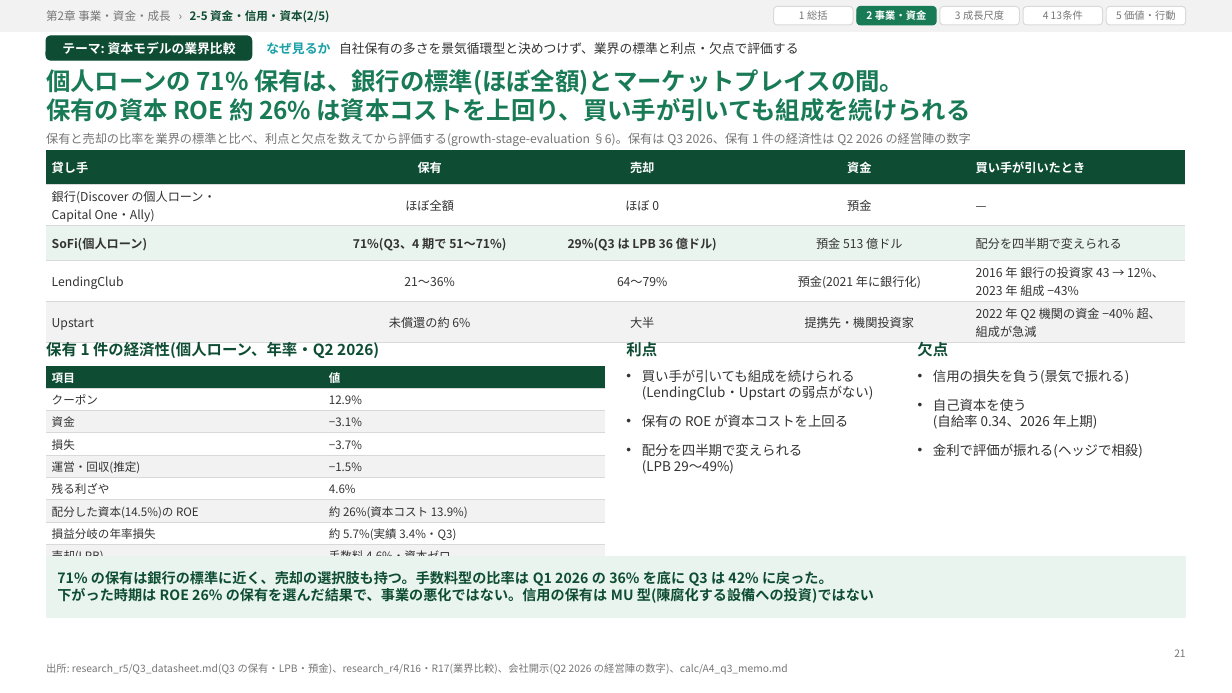
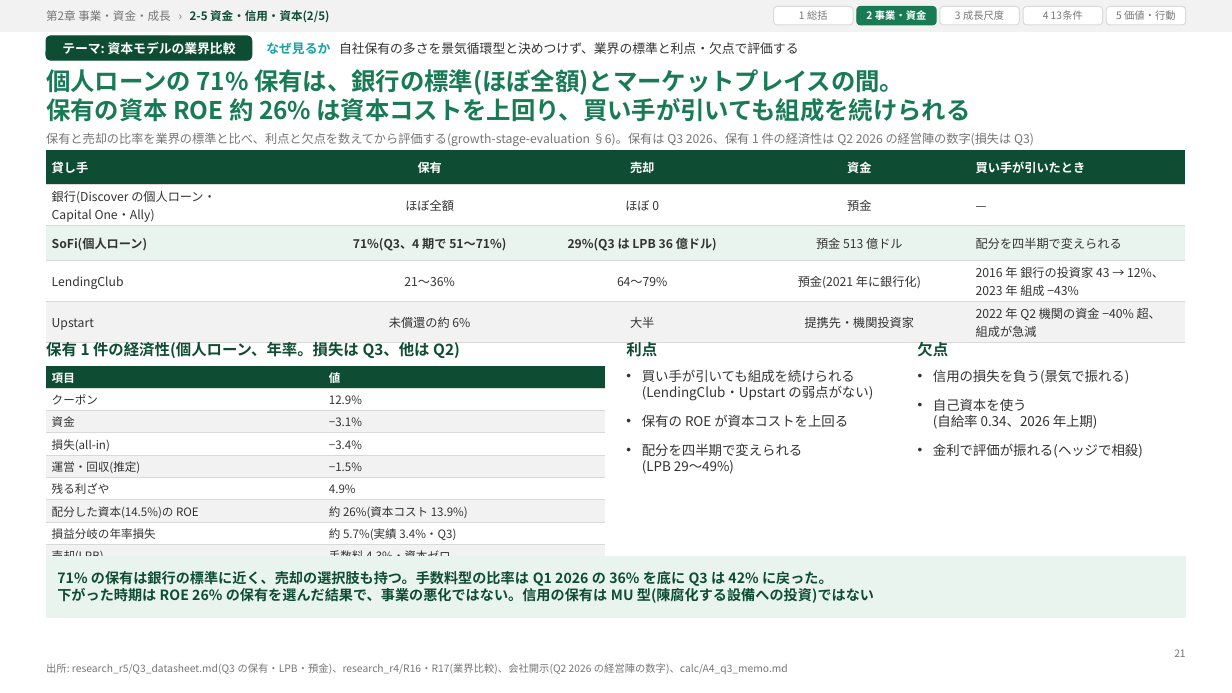
Before and after one commit to fzhmc9vmsh-creator/AI, a slide deck: slide 21 of reports/SOFI/SOFI_deck_2026-10-28.pptx. Drawn at 1232x693 pixels with LibreOffice and Linux fonts; fonts in the diff are those of the drawing. Boxes give left, top, right and bottom in pixels: in the first picture for what was removed or moved away, otherwise in the second. Text is boxed around its words. In the diff, an @@ line names an element or a change of style, - is before the commit and + after.

```diff
--- a/reports/SOFI/SOFI_deck_2026-10-28.pptx
+++ b/reports/SOFI/SOFI_deck_2026-10-28.pptx
@@ text at [46,133,1034,146]: text changed @@
-保有と売却の比率を業界の標準と比べ、利点と欠点を数えてから評価する(growth-stage-evaluation §6)。保有は Q3 2026、保有 1 件の経済性は Q2 2026 の経営陣の数字
+保有と売却の比率を業界の標準と比べ、利点と欠点を数えてから評価する(growth-stage-evaluation §6)。保有は Q3 2026、保有 1 件の経済性は Q2 2026 の経営陣の数字(損失は Q3)
@@ text at [46,342,460,358]: text changed @@
-保有 1 件の経済性(個人ローン、年率・Q2 2026)
+保有 1 件の経済性(個人ローン、年率。損失は Q3、他は Q2)
@@ table at [46,366,605,560] @@
-row 4, column 1: 損失
+row 4, column 1: 損失(all-in)
-row 4, column 2: −3.7%
+row 4, column 2: −3.4%
-row 6, column 2: 4.6%
+row 6, column 2: 4.9%
-row 9, column 2: 手数料 4.6%・資本ゼロ
+row 9, column 2: 手数料 4.3%・資本ゼロ
```
Also in this commit, not shown: 7 other files.
